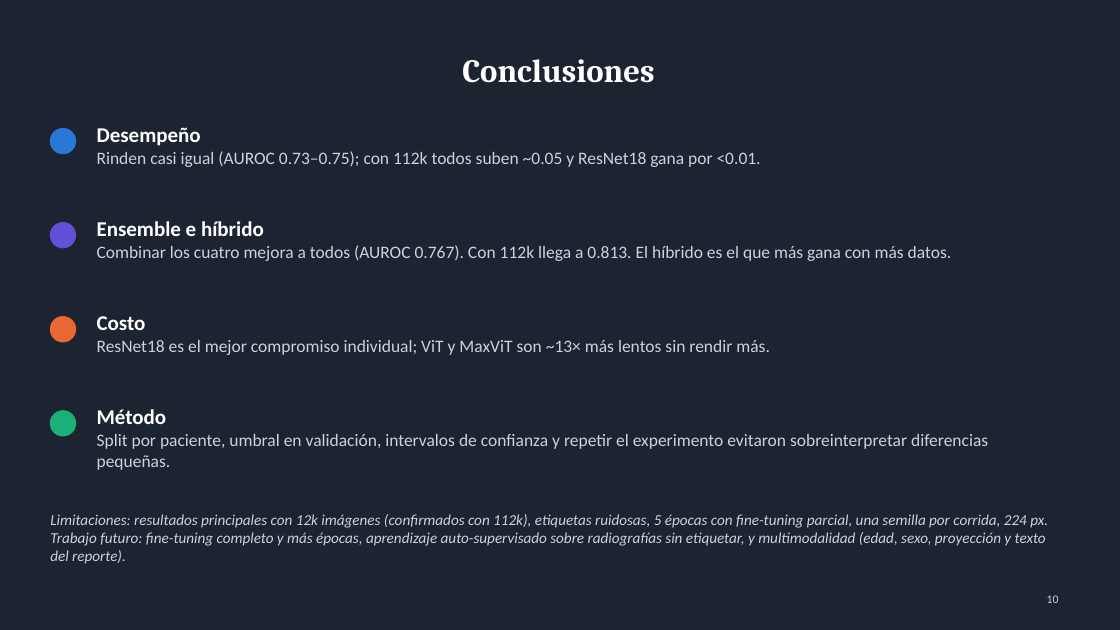
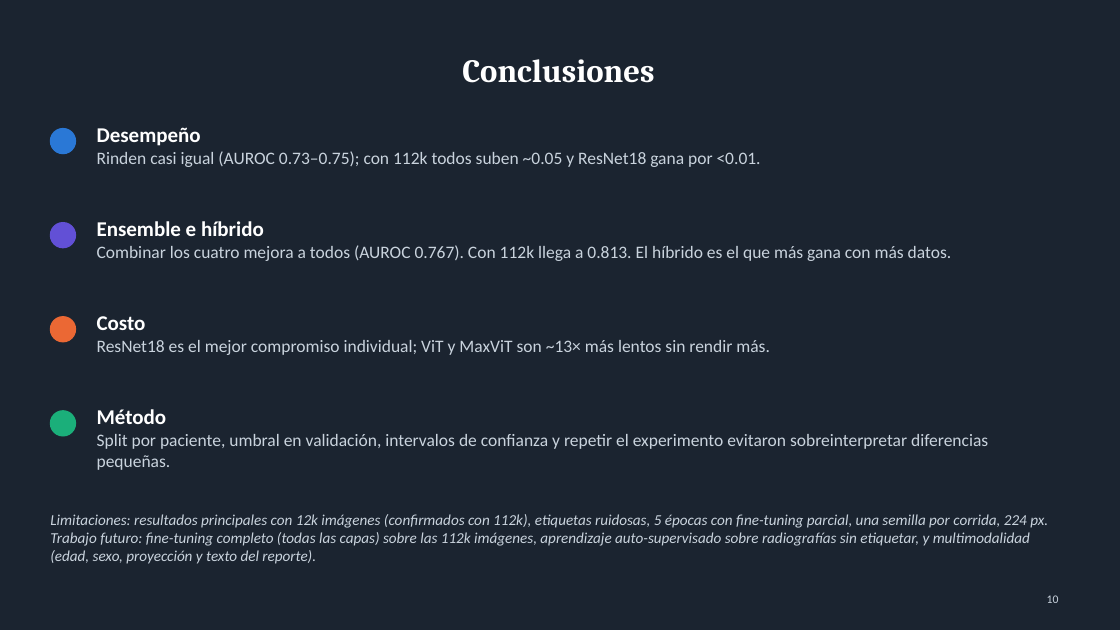
Before and after one commit to alfredogallegosmtr-sys/proyecto-final-dl-radiologia, a slide deck: slide 10 of slides/presentacion_final.pptx. Drawn at 1120x630 pixels with LibreOffice and Linux fonts; fonts in the diff are those of the drawing. Boxes give left, top, right and bottom in pixels: in the first picture for what was removed or moved away, otherwise in the second. Text is boxed around its words. In the diff, an @@ line names an element or a change of style, - is before the commit and + after.

```diff
--- a/slides/presentacion_final.pptx
+++ b/slides/presentacion_final.pptx
@@ text at [50, 514, 1048, 564]: text changed @@
-Limitaciones: resultados principales con 12k imágenes (confirmados con 112k), etiquetas ruidosas, 5 épocas con fine-tuning parcial, una semilla por corrida, 224 px. Trabajo futuro: fine-tuning completo y más épocas, aprendizaje auto-supervisado sobre radiografías sin etiquetar, y multimodalidad (edad, sexo, proyección y texto del reporte).
+Limitaciones: resultados principales con 12k imágenes (confirmados con 112k), etiquetas ruidosas, 5 épocas con fine-tuning parcial, una semilla por corrida, 224 px. Trabajo futuro: fine-tuning completo (todas las capas) sobre las 112k imágenes, aprendizaje auto-supervisado sobre radiografías sin etiquetar, y multimodalidad (edad, sexo, proyección y texto del reporte).
```
Also in this commit, not shown: 1 other slide changed, 7 other files.
